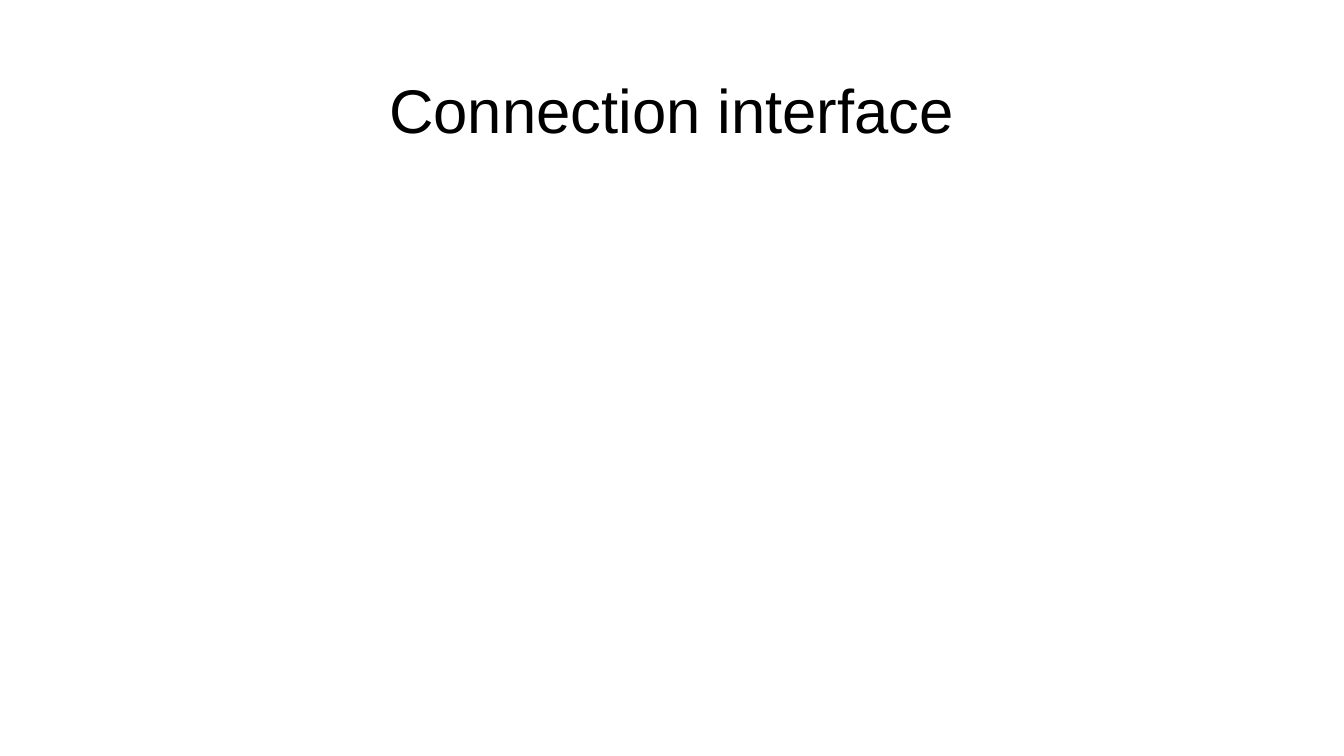
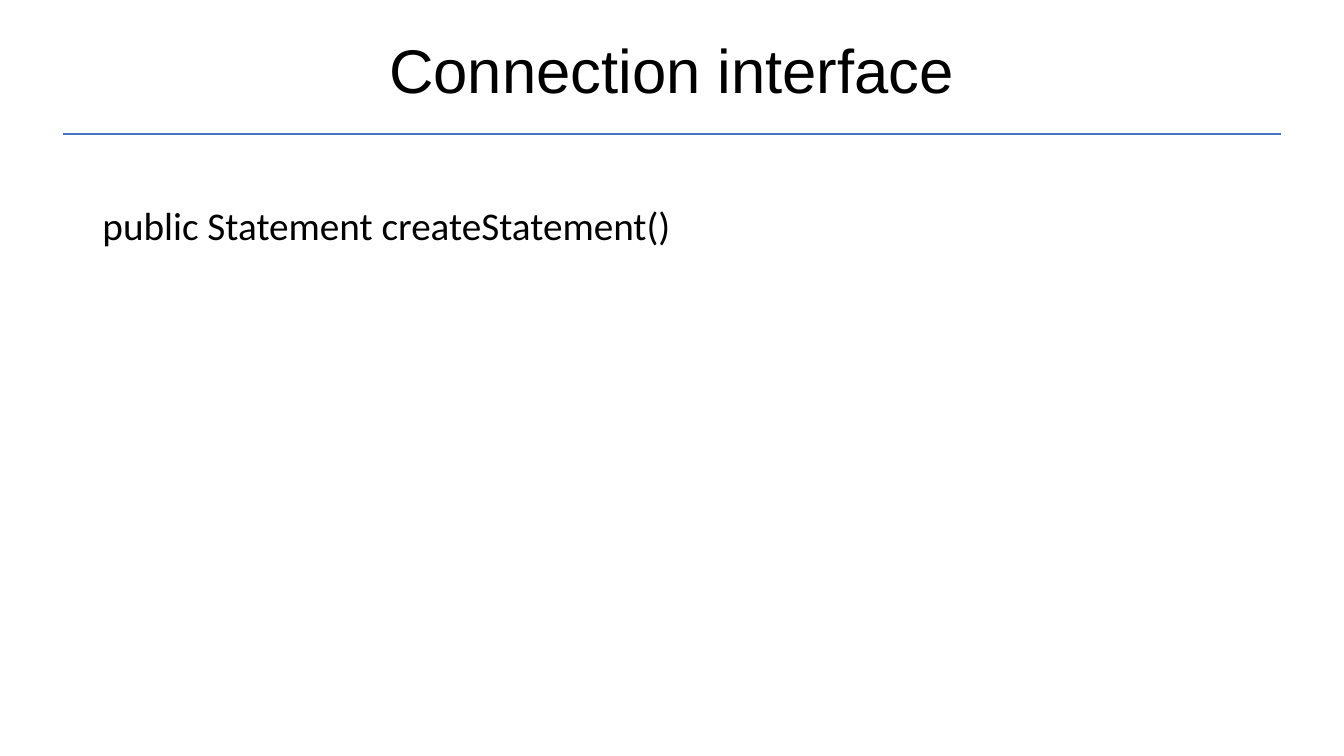
Before and after one commit to Garnik94/Levelup_presentations, a slide deck: slide 6 of JDBC/JDBC_Presentation.pptx. Drawn at 1344x756 pixels with LibreOffice and Linux fonts; fonts in the diff are those of the drawing. Boxes give left, top, right and bottom in pixels: in the first picture for what was removed or moved away, otherwise in the second. Text is boxed around its words. In the diff, an @@ line names an element or a change of style, - is before the commit and + after.

```diff
--- a/JDBC/JDBC_Presentation.pptx
+++ b/JDBC/JDBC_Presentation.pptx
@@ title "Connection interface": place and size @@
-title "Connection interface" at bbox=[389, 88, 954, 134]
+title "Connection interface" at bbox=[389, 48, 954, 94]
@@ line added from (63, 134) to (1281, 134), #4472C4 1.5 pt @@
@@ text added at bbox=[102, 211, 671, 247], 28 pt, text #000000 @@
+public Statement createStatement()
```
Also in this commit, not shown: 2 other slides changed, 4 slides added, 1 other file.
